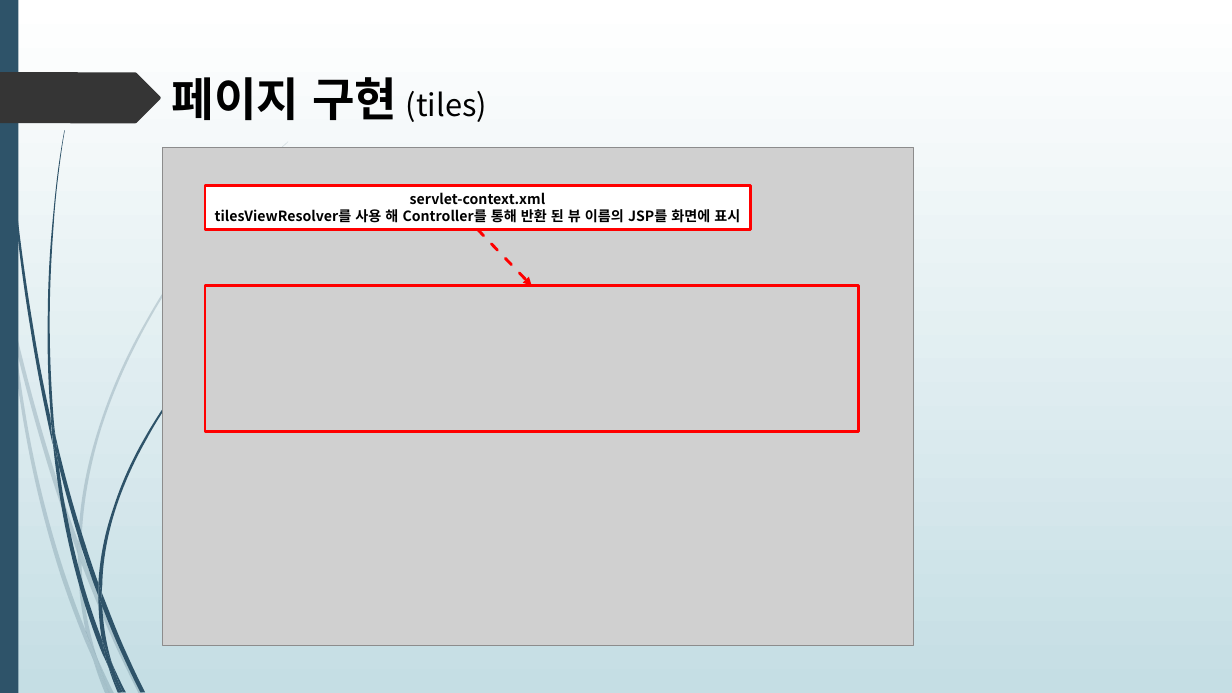
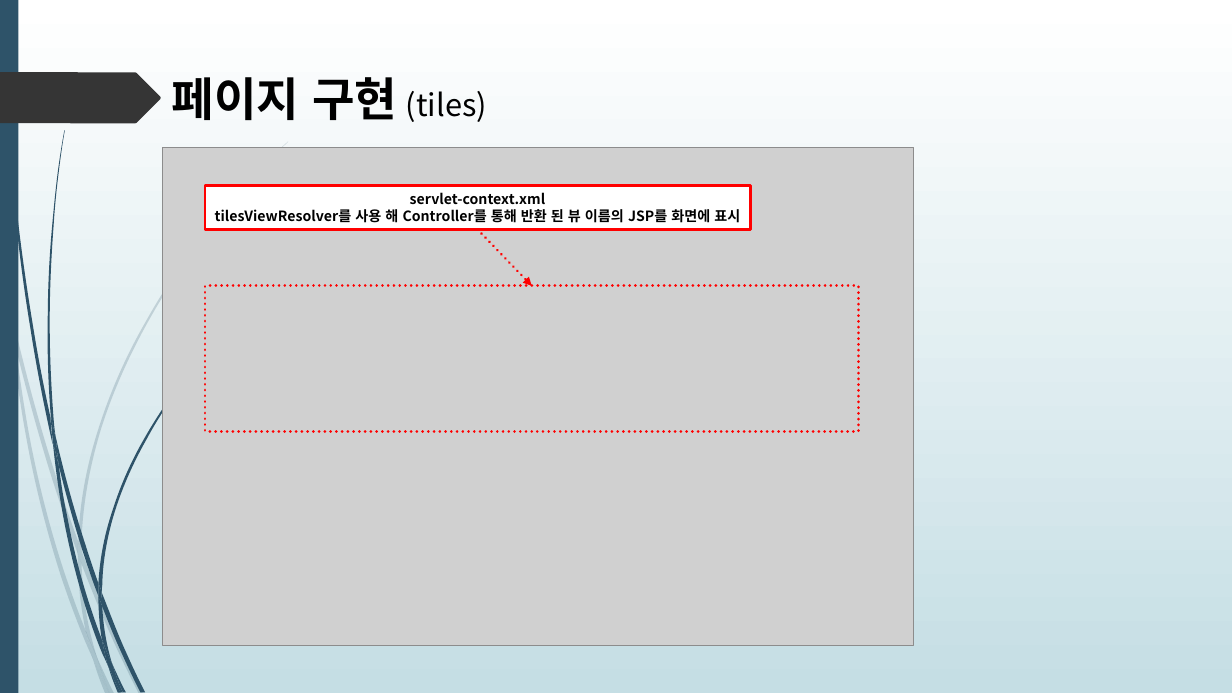
Before and after one commit to himediaai/DongOuk, a slide deck: slide 7 of 쇼핑몰.pptx (slide 6 before the commit). Drawn at 1232x693 pixels with LibreOffice and Linux fonts; fonts in the diff are those of the drawing; grey boxes stand for pictures. Boxes give left, top, right and bottom in pixels: in the first picture for what was removed or moved away, otherwise in the second. Text is boxed around its words. In the diff, an @@ line names an element or a change of style, - is before the commit and + after.

```diff
--- a/쇼핑몰.pptx
+++ b/쇼핑몰.pptx
@@ rectangle at box(205, 286, 859, 431): outline #FF0000 2.25 pt to #FF0000 2.25 pt dashed @@
```
Also in this commit, not shown: 5 other slides changed, 2 slides added.
